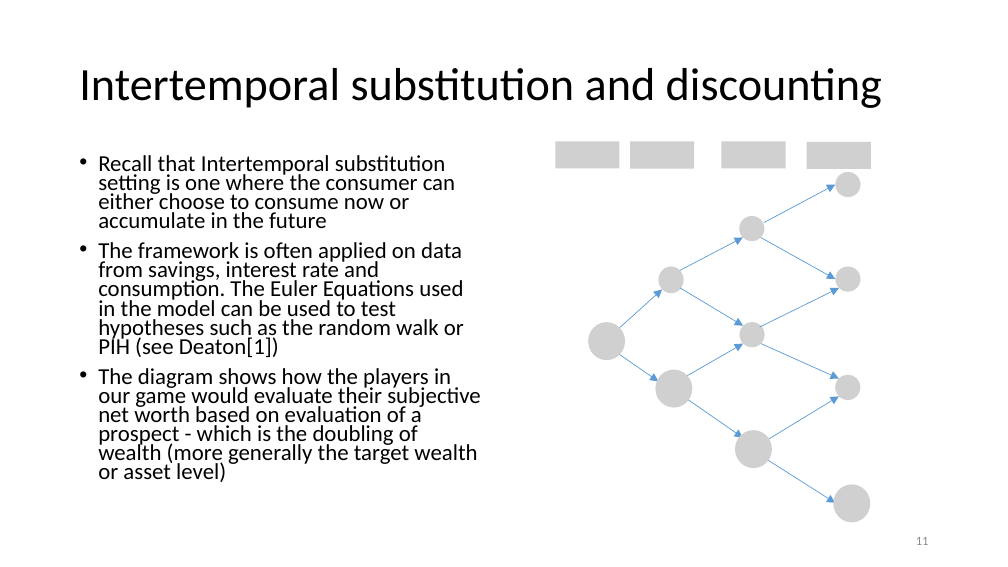
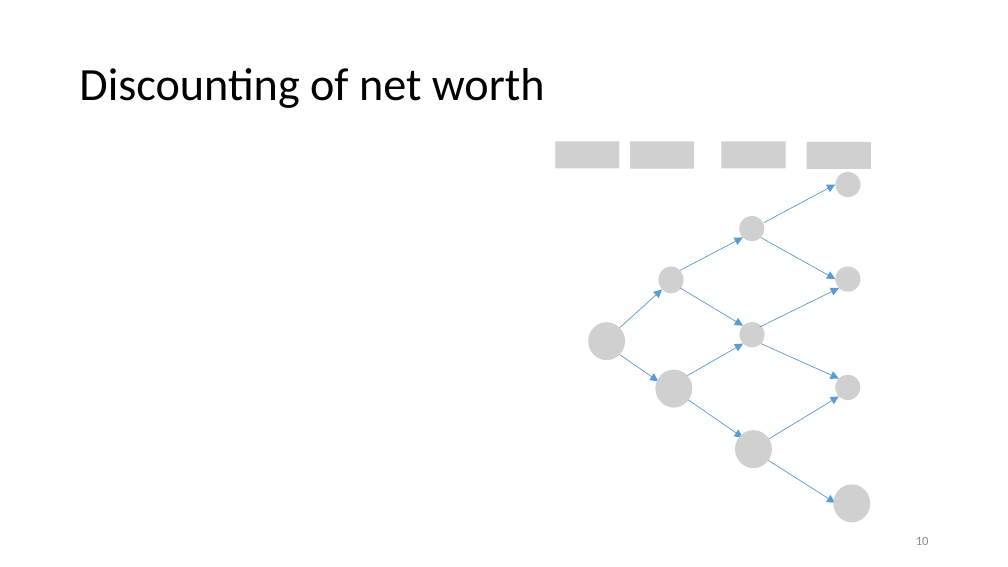
Before and after one commit to anuragr81/research, a slide deck: slide 10 of consumption/presentationFeb2020.pptx (slide 11 before the commit). Drawn at 1008x567 pixels with LibreOffice and Linux fonts; fonts in the diff are those of the drawing; grey boxes stand for pictures; background and template pictures are left out. Boxes give left, top, right and bottom in pixels: in the first picture for what was removed or moved away, otherwise in the second. Text is boxed around its words. In the diff, an @@ line names an element or a change of style, - is before the commit and + after.

```diff
--- a/consumption/presentationFeb2020.pptx
+++ b/consumption/presentationFeb2020.pptx
@@ title at bbox=[79, 68, 545, 108]: text changed @@
-Intertemporal substitution and discounting
+Discounting of net worth
@@ text removed at bbox=[98, 155, 480, 482] @@
-• Recall that Intertemporal substitution setting is one where the consumer can either choose to consume now or accumulate in the future
-• The framework is often applied on data from savings, interest rate and consumption. The Euler Equations used in the model can be used to test hypotheses such as the random walk or PIH (see Deaton[1])
-• The diagram shows how the players in our game would evaluate their subjective net worth based on evaluation of a prospect - which is the doubling of wealth (more generally the target wealth or asset level)
@@ page number at bbox=[916, 537, 929, 545]: text changed @@
-11
+10
```
Also in this commit, not shown: 12 other slides changed, 2 other files.
